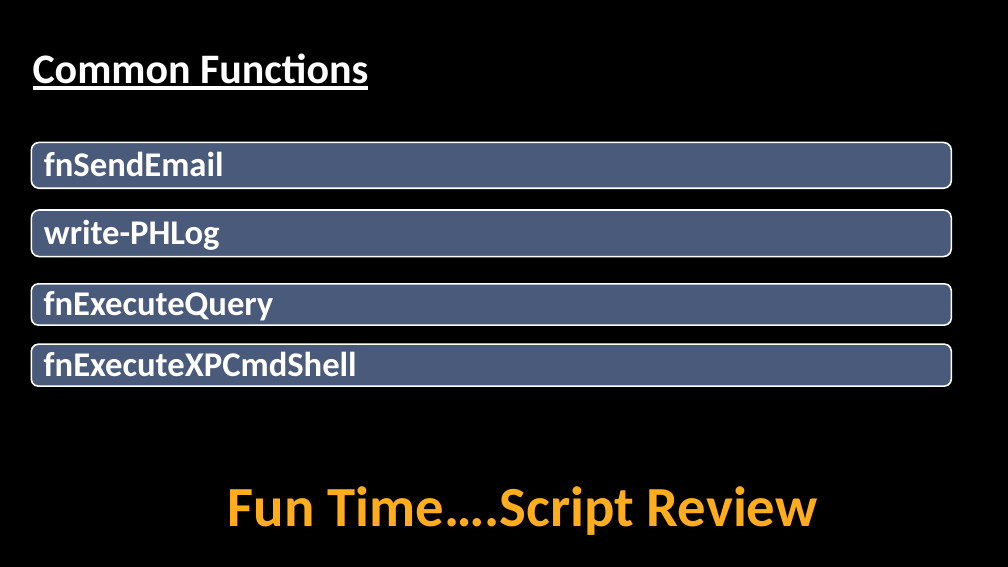
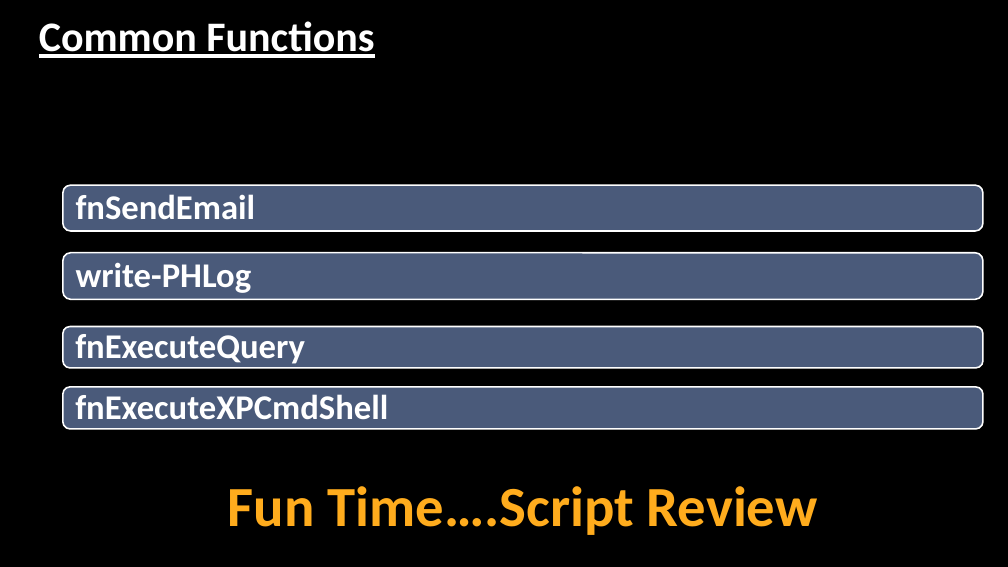
Before and after one commit to hedaprakash/SQLHealthCheck, a slide deck: slide 13 of Consolidated Essential Performance Health Check using PowerShell.pptx (slide 15 before the commit). Drawn at 1008x567 pixels with LibreOffice and Linux fonts; fonts in the diff are those of the drawing; background and template pictures are left out. Boxes give left, top, right and bottom in pixels: in the first picture for what was removed or moved away, otherwise in the second. Text is boxed around its words. In the diff, an @@ line names an element or a change of style, - is before the commit and + after.

```diff
--- a/Consolidated Essential Performance Health Check using PowerShell.pptx
+++ b/Consolidated Essential Performance Health Check using PowerShell.pptx
@@ rectangle "Common Functions": place and size @@
-rectangle "Common Functions" at bbox=[25, 38, 872, 82]
+rectangle "Common Functions" at bbox=[31, 6, 878, 50]
@@ rounded rectangle: place and size @@
-rounded rectangle at bbox=[31, 210, 951, 257]
+rounded rectangle at bbox=[63, 185, 983, 231]
@@ rounded rectangle: place and size @@
-rounded rectangle at bbox=[31, 284, 951, 325]
+rounded rectangle at bbox=[63, 253, 983, 299]
@@ rounded rectangle: place and size @@
-rounded rectangle at bbox=[31, 344, 951, 386]
+rounded rectangle at bbox=[63, 327, 983, 368]
@@ 4 texts: place and size @@
-4 texts at bbox=[44, 151, 357, 377]
+4 texts at bbox=[75, 194, 388, 420]
@@ rounded rectangle: place and size @@
-rounded rectangle at bbox=[31, 142, 951, 188]
+rounded rectangle at bbox=[63, 387, 983, 430]
```
Also in this commit, not shown: 12 other slides changed, 2 slides removed, 5 other files.
